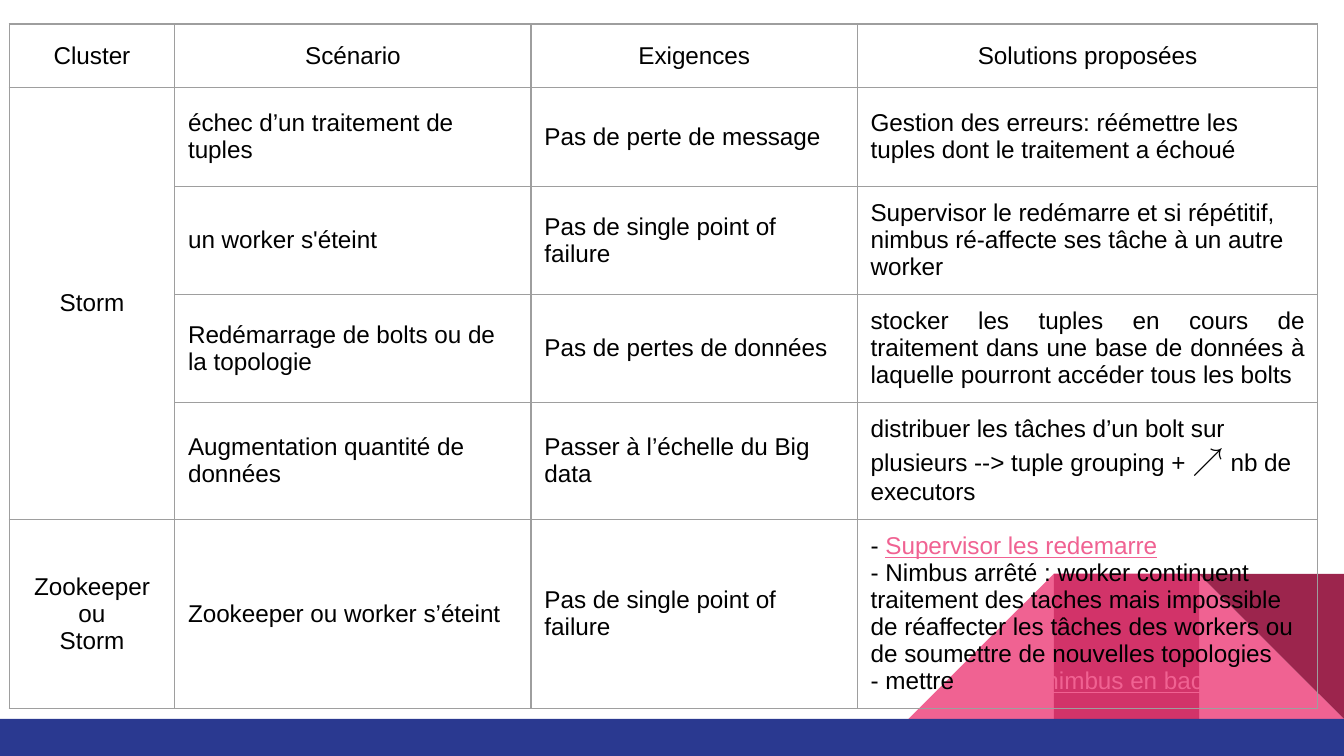
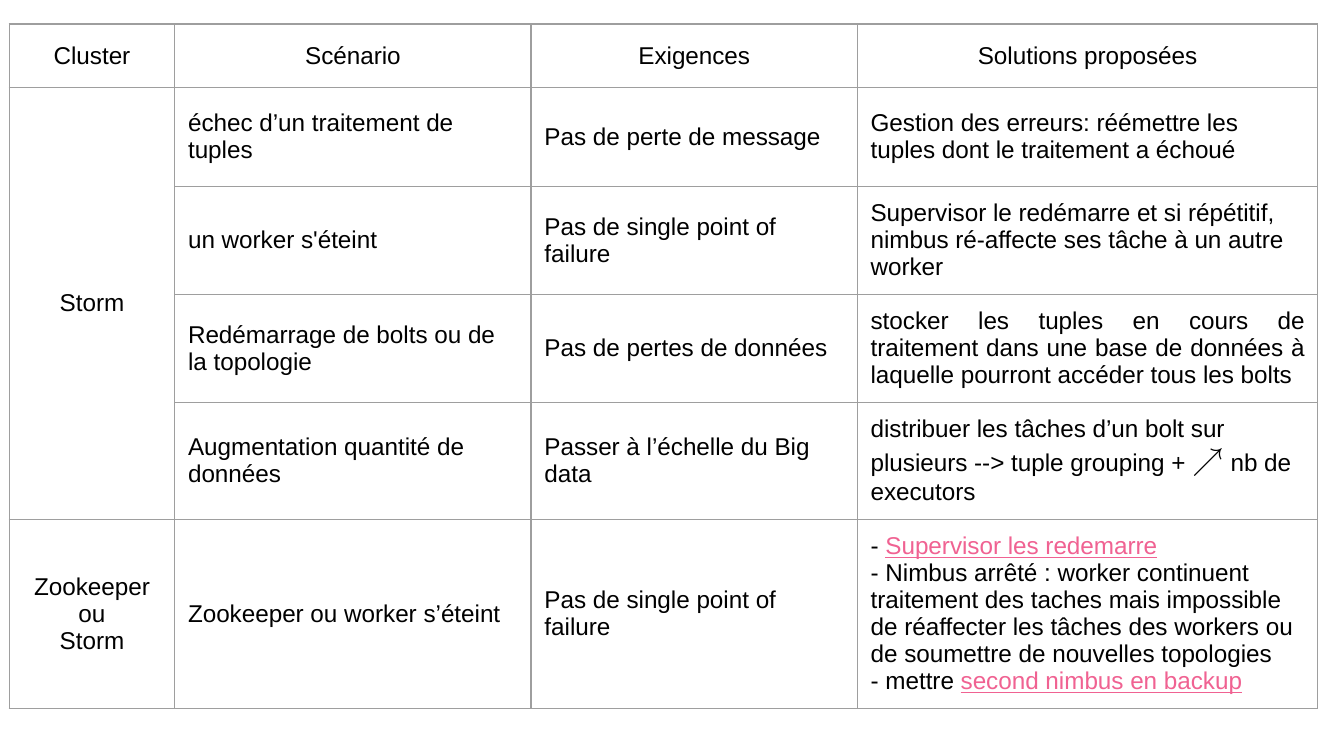
Before and after one commit to carolio7/lambda_architecture_for_tweetsProcessing, a slide deck: slide 30 of presentation/presentation_projet5_v01.pptx. Drawn at 1344x756 pixels with LibreOffice and Linux fonts; fonts in the diff are those of the drawing. Boxes give left, top, right and bottom in pixels: in the first picture for what was removed or moved away, otherwise in the second. Text is boxed around its words. In the diff, an @@ line names an element or a change of style, - is before the commit and + after.

```diff
--- a/presentation/presentation_projet5_v01.pptx
+++ b/presentation/presentation_projet5_v01.pptx
@@ group removed at (0,574,1344,756): 3 right triangles, 2 rectangles @@
```
Also in this commit, not shown: 6 other slides changed, 7 other files.
